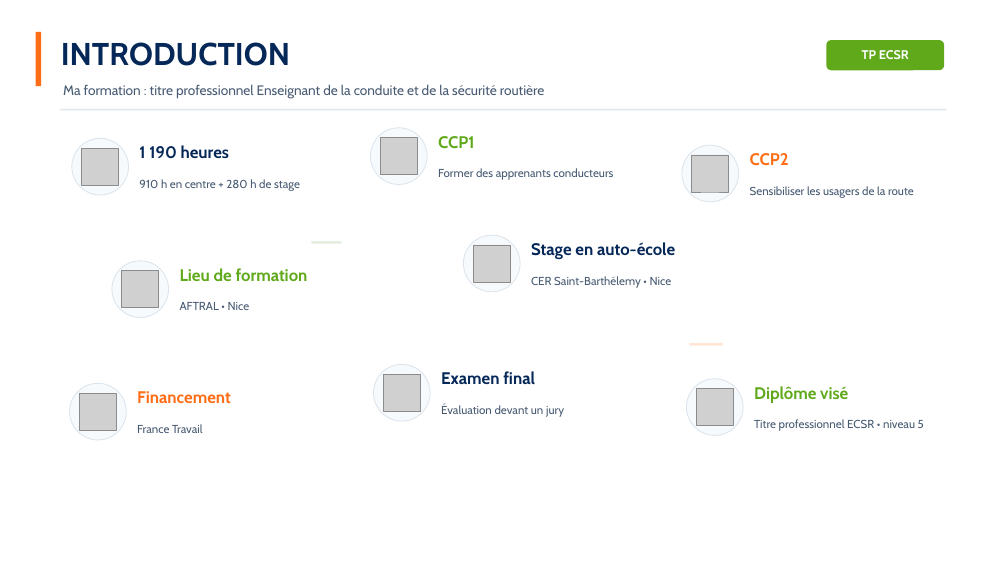
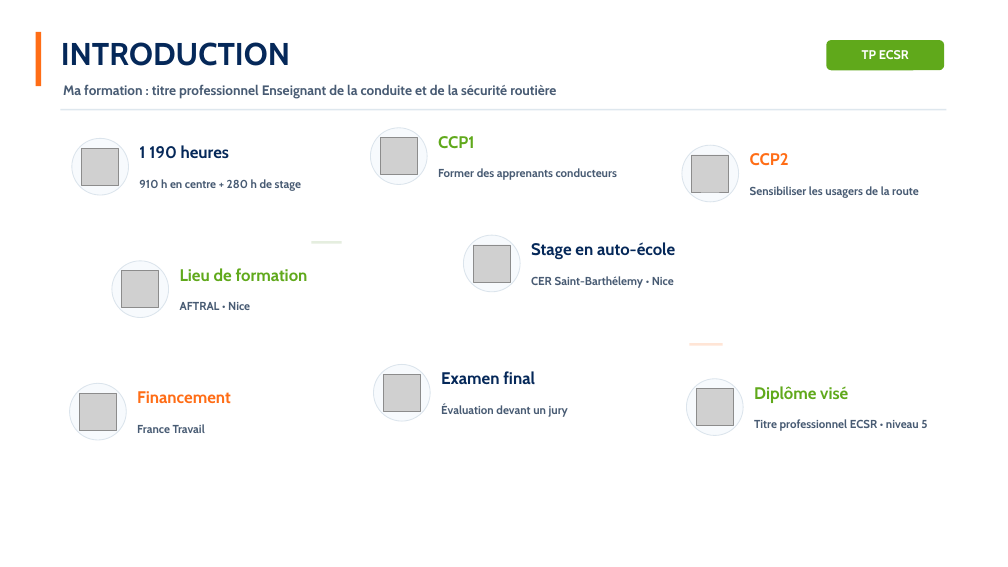
Before and after one commit to SamEva-dev/Memoir-TP-ECSR, a slide deck: slide 4 of Memoire_presentation.pptx. Drawn at 1008x567 pixels with LibreOffice and Linux fonts; fonts in the diff are those of the drawing; grey boxes stand for pictures; background and template pictures are left out. Boxes give left, top, right and bottom in pixels: in the first picture for what was removed or moved away, otherwise in the second. Text is boxed around its words. In the diff, an @@ line names an element or a change of style, - is before the commit and + after.

```diff
--- a/Memoire_presentation.pptx
+++ b/Memoire_presentation.pptx
@@ bold on in 9 elements at bbox=[63, 84, 556, 99], bbox=[754, 419, 927, 431], bbox=[750, 186, 919, 198], bbox=[531, 276, 674, 288], bbox=[438, 168, 617, 180], bbox=[441, 404, 568, 417], bbox=[137, 424, 205, 433], bbox=[139, 179, 301, 191], bbox=[180, 302, 250, 310] @@
```
Also in this commit, not shown: 14 other slides changed, 1 slide added, 2 slides removed, 7 other files.
